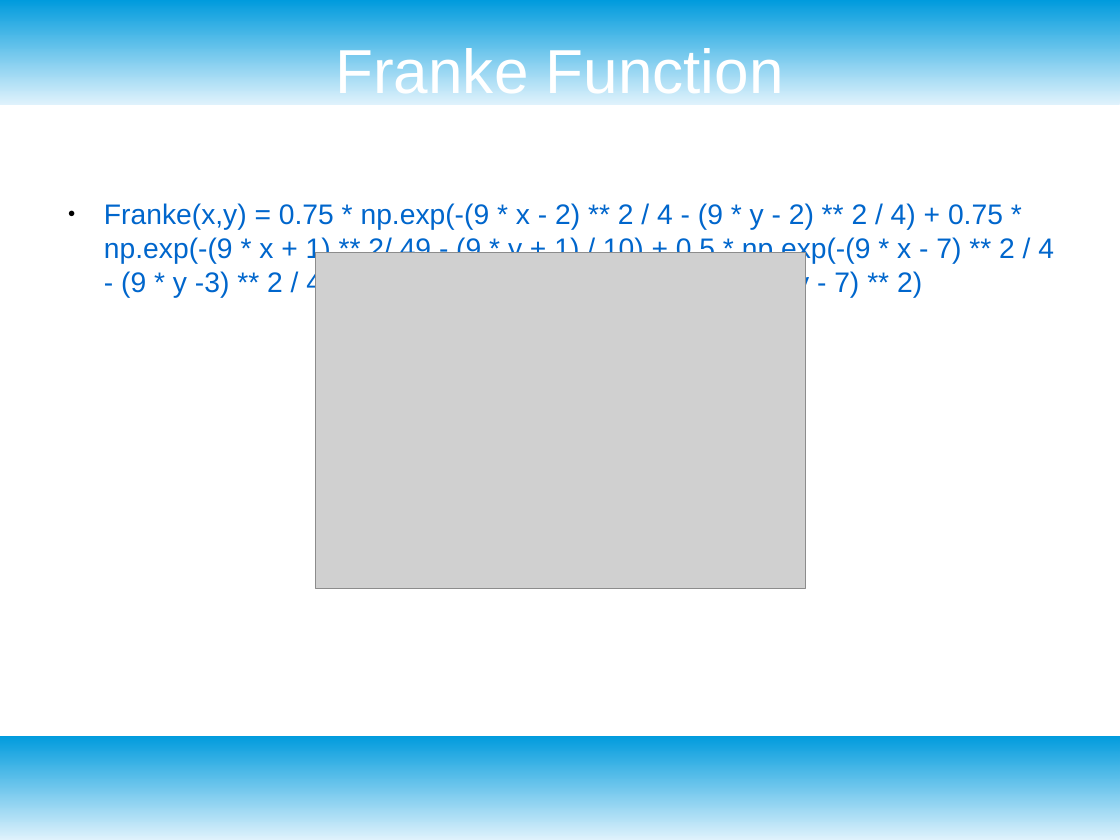
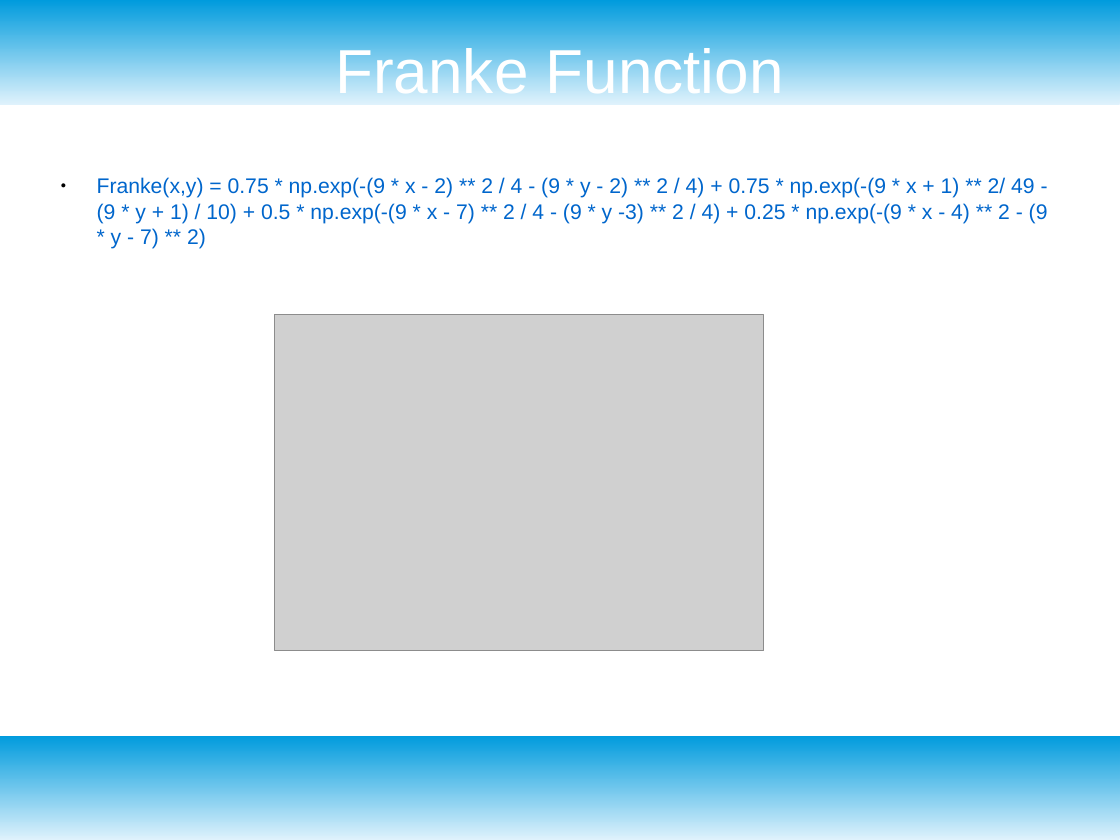
Before and after one commit to dataronio/ThinkfulCapstone, a slide deck: slide 15 of CapstoneDeck.odp (slide 11 before the commit). Drawn at 1120x840 pixels with LibreOffice and Linux fonts; fonts in the diff are those of the drawing; grey boxes stand for pictures. Boxes give left, top, right and bottom in pixels: in the first picture for what was removed or moved away, otherwise in the second. Text is boxed around its words. In the diff, an @@ line names an element or a change of style, - is before the commit and + after.

```diff
--- a/CapstoneDeck.odp
+++ b/CapstoneDeck.odp
@@ text "Franke(x,y) = 0.75 * np.exp(-(9 ...": place and size @@
-text "Franke(x,y) = 0.75 * np.exp(-(9 ..." at (104,203,1054,298)
+text "Franke(x,y) = 0.75 * np.exp(-(9 ..." at (97,177,1048,249)
@@ text "Franke(x,y) = 0.75 * np.exp(-(9 ..." at (97,177,1048,249): size 20 to 15 pt @@
@@ picture: place and size @@
-picture at (316,252,806,588)
+picture at (274,315,764,651)
```
Also in this commit, not shown: 2 other slides changed, 5 slides added, 1 slide removed.
